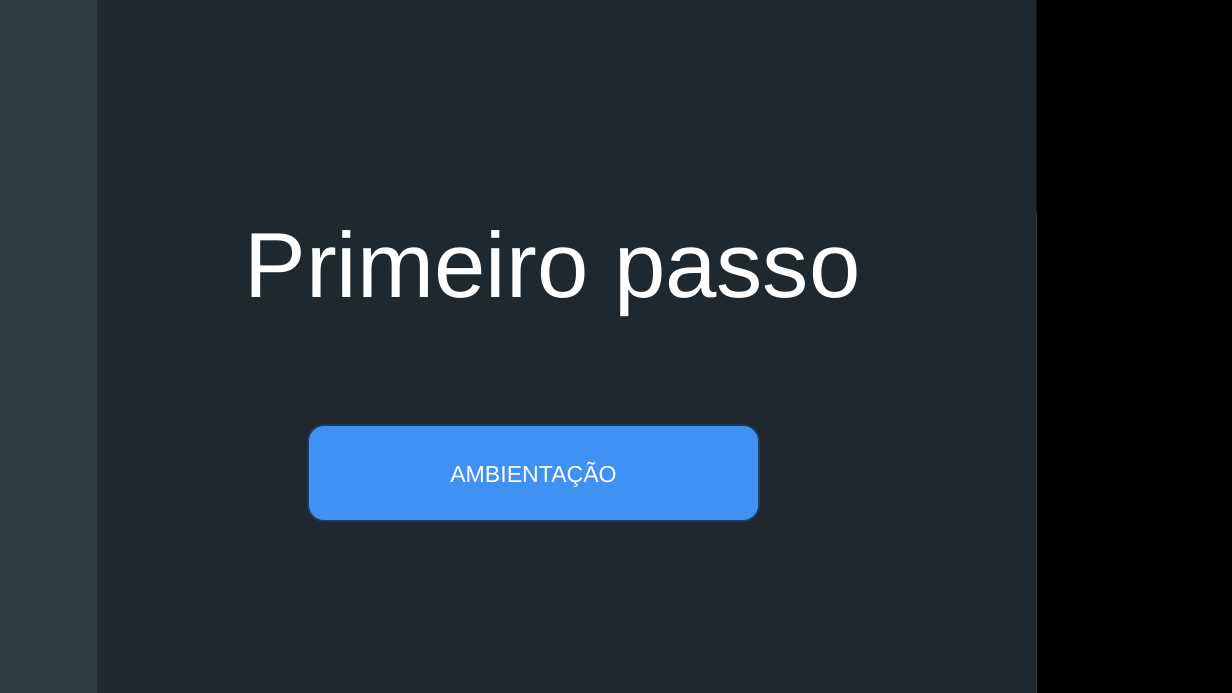
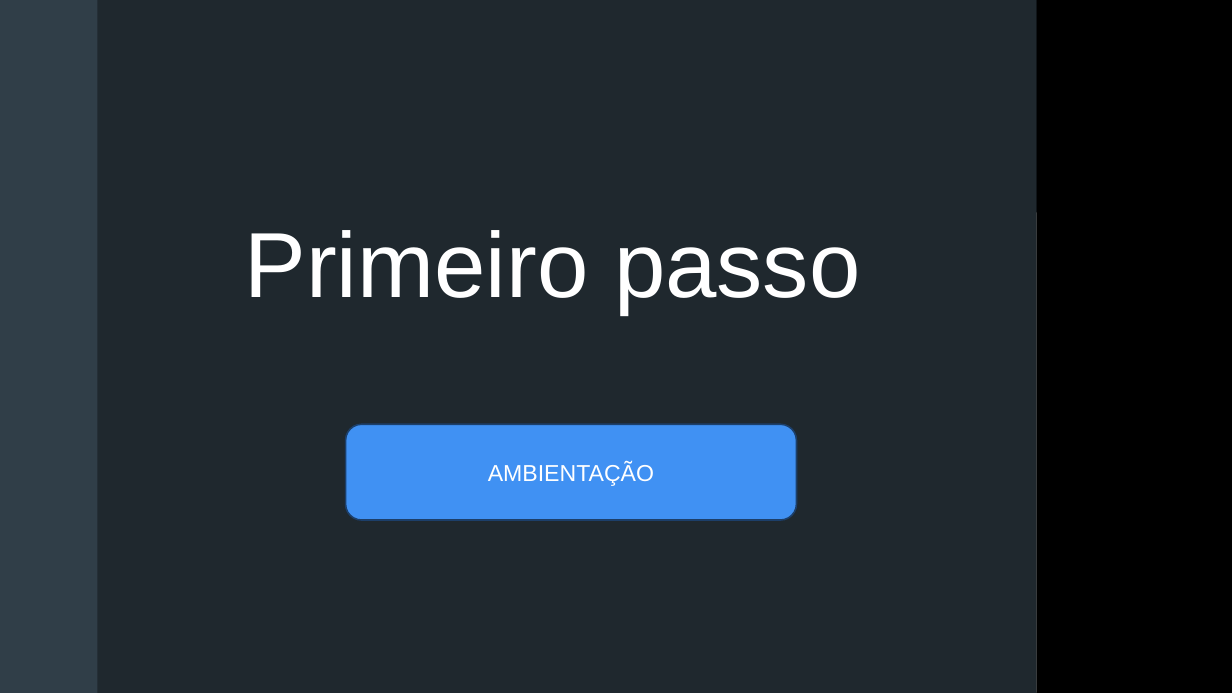
Before and after one commit to batestin1/code_the_future_diobot, a slide deck: slide 8 of materiais/LLM-DIO.pptx. Drawn at 1232x693 pixels with LibreOffice and Linux fonts; fonts in the diff are those of the drawing; grey boxes stand for pictures; background and template pictures are left out. Boxes give left, top, right and bottom in pixels: in the first picture for what was removed or moved away, otherwise in the second. Text is boxed around its words. In the diff, an @@ line names an element or a change of style, - is before the commit and + after.

```diff
--- a/materiais/LLM-DIO.pptx
+++ b/materiais/LLM-DIO.pptx
@@ rounded rectangle "AMBIENTAÇÃO" moved from (x1=309, y1=425, x2=760, y2=521) to (x1=346, y1=424, x2=797, y2=520) @@
```
Also in this commit, not shown: 6 other slides changed, 1 slide added, 5 other files.
